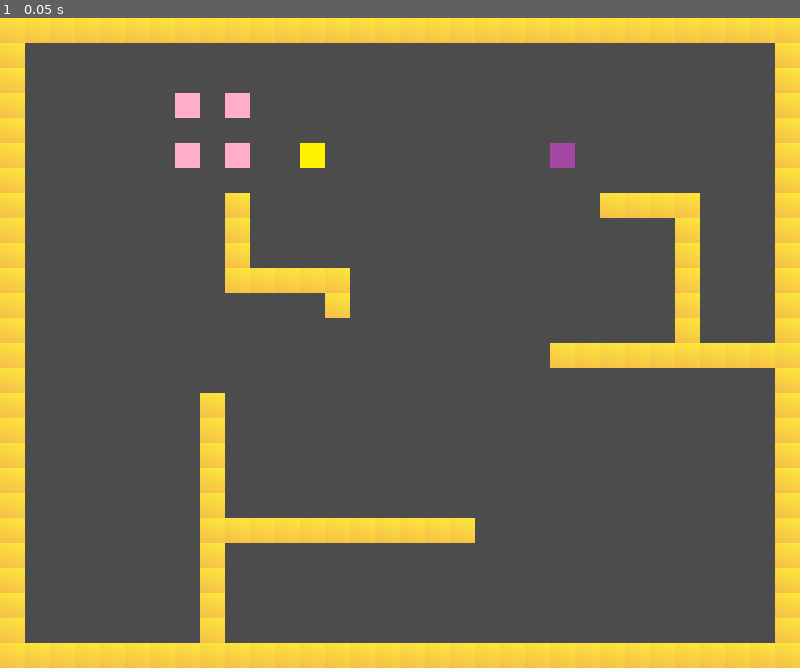
Above: before the commit, frame 1.
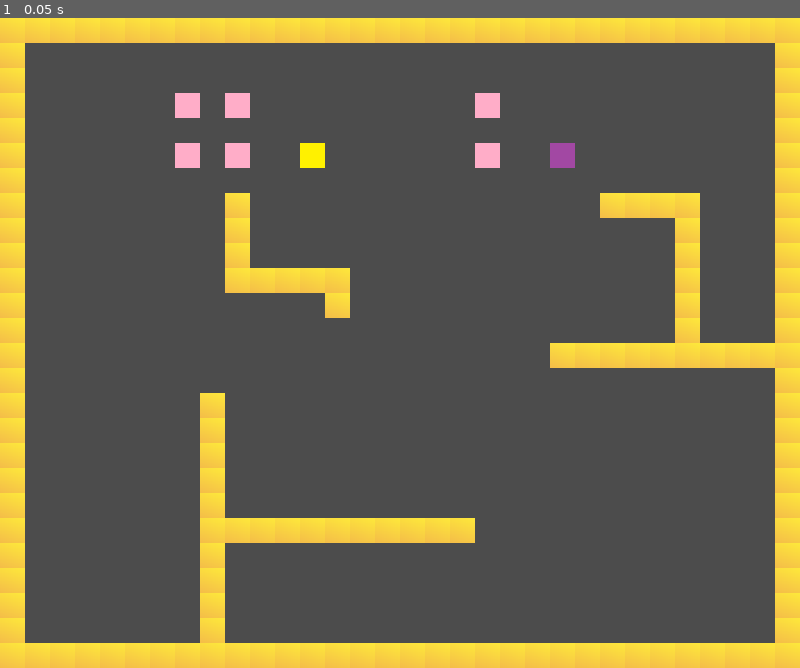
Above: after the commit, the same moment.

Repository: JacobBas/gmtk2021-godot
Game: Godot game, scene res://refactorme/SandboxLevel_Brad.tscn
Two runs of this game, one before a commit and one after it. Both use one fixed random seed, a clock stepped at 60 frames per second and the inputs below. This scene is started directly instead of the project's main scene.
Inputs:
- Up to frame 1 (0.05 s): no input

The runs differ from the first frame. In frame 1, 0.2% of the frame differs, in the area x 59-63%, y 11-24%.

Commit message:
Added sticky functionality to Arrow_Player

Diff:
--- a/refactorme/Arrow_Player.gd
+++ b/refactorme/Arrow_Player.gd
@@ -1,8 +1,11 @@
-extends Sprite
+extends Node2D
 
 # Declare member variables here. Examples:
 var tile_size : int = 32
 var buffer_press: String = ""
+var block_size : int = 1
+
+var arrow_players = get_children()
 
 var inputs = {"Arrow_Right": 1,
 			"Arrow_Left": 1,
@@ -79,13 +82,11 @@
 	"WASD_Left.WASD_Down" : Vector2.ZERO,
 	"WASD_Up.WASD_Down" : Vector2.ZERO,
 	"WASD_Down.WASD_Down" : Vector2.ZERO,
-
-
 }
 
 # Called when the node enters the scene tree for the first time.
 func _ready():
-	pass
+	print(get_parent().get_node("Sticky_Boxes").get_child_count())
 	#position = position.snapped(Vector2.ONE * tile_size)
 	#position += Vector2.ONE * tile_size/2
 
@@ -98,14 +99,52 @@
 	for dir in inputs.keys():
 		if event.is_action_released(dir):
 			#print("is_action_released " + dir)
+			#buffer was empty
 			if buffer_press == "" :
 				buffer_press = dir
 				#print("buffer: " + buffer_press)
+			#buffer was full
 			else:
-				move(dir + "." + buffer_press)
+				# if moving into sticky block, convert block into Arrow Player, but don't move
+				print(get_parent().get_node("Sticky_Boxes").get_child_count())
+				var stuck : bool = false
+				var sticky
+				var player
+				for t_player in get_children() :
+					for t_sticky in get_parent().get_node("Sticky_Boxes").get_children():
+						#print("Going to: " + str(t_player.position + inputs_arrow[dir + "." + buffer_press] * tile_size))
+						if t_player.position + inputs_arrow[dir + "." + buffer_press] * tile_size == t_sticky.position:
+							stuck = true
+							sticky = t_sticky
+							player = t_player
+				if stuck :
+					print("STICK!")
+					convert_sticky(sticky, player)
+				else:
+					move(dir + "." + buffer_press)
 				buffer_press = ""
 				#print("buffer cleared!")
-			#print("moved: " + str(position))
+
+
+func convert_sticky(sticky, player):
+	# This basically just deletes the sticky box and creates a player instead
+	print("sticking")
+	block_size += 1
+	var temp_name : String = ("Arrow_Player" + str(block_size))
+	#print("Converting Sticky: " + temp_name)
+	var temp_pos : Vector2 = sticky.position
+	sticky.queue_free() # delete the Sticky_Box pass through the function
+	var scene = load("res://refactorme/Arrow_Player.tscn")
+	var scene_instance = scene.instance()
+	scene_instance.set_name(temp_name)
+	add_child(scene_instance)
+	get_node(temp_name).position = temp_pos
+	#print(get_parent().get_node(temp_name))
+	for w in get_children() :
+		print(str(w.get_name()) + ": " + str(w.position))
 
 func move(dir):
-	position += inputs_arrow[dir] * tile_size
+	print("moving")
+	for player in get_children() :
+		player.position += inputs_arrow[dir] * tile_size
+		#print(player.get_name() + " moved: " + str(player.position))
--- a/refactorme/Arrow_Player.tscn
+++ b/refactorme/Arrow_Player.tscn
@@ -1,18 +1,14 @@
-[gd_scene load_steps=4 format=2]
+[gd_scene load_steps=3 format=2]
 
-[ext_resource path="res://refactorme/Arrow_Player.gd" type="Script" id=1]
 [ext_resource path="res://refactorme/files/purplebox.png" type="Texture" id=2]
 
 [sub_resource type="RectangleShape2D" id=1]
 extents = Vector2( 16, 16 )
 
-[node name="Node2D" type="Node2D"]
+[node name="Arrow_Player" type="Area2D"]
 
 [node name="Sprite" type="Sprite" parent="."]
 texture = ExtResource( 2 )
-script = ExtResource( 1 )
 
-[node name="KinematicBody2D" type="KinematicBody2D" parent="."]
-
-[node name="CollisionShape2D" type="CollisionShape2D" parent="KinematicBody2D"]
+[node name="CollisionShape2D" type="CollisionShape2D" parent="."]
 shape = SubResource( 1 )
--- /dev/null
+++ b/refactorme/Arrow_Player_old.tscn
@@ -0,0 +1,18 @@
+[gd_scene load_steps=4 format=2]
+
+[ext_resource path="res://refactorme/Arrow_Player.gd" type="Script" id=1]
+[ext_resource path="res://refactorme/files/purplebox.png" type="Texture" id=2]
+
+[sub_resource type="RectangleShape2D" id=1]
+extents = Vector2( 16, 16 )
+
+[node name="Node2D" type="Node2D"]
+
+[node name="Sprite" type="Sprite" parent="."]
+texture = ExtResource( 2 )
+script = ExtResource( 1 )
+
+[node name="KinematicBody2D" type="KinematicBody2D" parent="."]
+
+[node name="CollisionShape2D" type="CollisionShape2D" parent="KinematicBody2D"]
+shape = SubResource( 1 )
--- a/refactorme/SandboxLevel.tscn
+++ b/refactorme/SandboxLevel.tscn
@@ -3,7 +3,7 @@
 [ext_resource path="res://refactorme/files/outside_wall.png" type="Texture" id=1]
 [ext_resource path="res://refactorme/WASD_Player.tscn" type="PackedScene" id=2]
 [ext_resource path="res://refactorme/files/inner_floor.png" type="Texture" id=3]
-[ext_resource path="res://refactorme/Arrow_Player.tscn" type="PackedScene" id=4]
+[ext_resource path="res://refactorme/Arrow_Player_old.tscn" type="PackedScene" id=4]
 [ext_resource path="res://refactorme/Joined_Player.tscn" type="PackedScene" id=5]
 [ext_resource path="res://refactorme/LevelEnv.gd" type="Script" id=6]
 [ext_resource path="res://refactorme/Sticky_Box.tscn" type="PackedScene" id=7]
--- a/refactorme/SandboxLevel_Brad.tscn
+++ b/refactorme/SandboxLevel_Brad.tscn
@@ -8,6 +8,7 @@
 [ext_resource path="res://refactorme/LevelEnv.gd" type="Script" id=6]
 [ext_resource path="res://refactorme/Sticky_Box.tscn" type="PackedScene" id=7]
 [ext_resource path="res://refactorme/files/Loop 1 - Jazzy.mp3" type="AudioStream" id=8]
+[ext_resource path="res://refactorme/Arrow_Player.gd" type="Script" id=9]
 
 [sub_resource type="ConvexPolygonShape2D" id=1]
 points = PoolVector2Array( 32, 32, 0, 32, 0, 0, 32, 0 )
@@ -86,11 +87,20 @@
 [node name="Sticky_Box4" parent="Sticky_Boxes" instance=ExtResource( 7 )]
 position = Vector2( 240, 176 )
 
-[node name="Arrow_Player" parent="." instance=ExtResource( 4 )]
-position = Vector2( 720, 176 )
+[node name="Sticky_Box5" parent="Sticky_Boxes" instance=ExtResource( 7 )]
+position = Vector2( 624, 176 )
+
+[node name="Sticky_Box6" parent="Sticky_Boxes" instance=ExtResource( 7 )]
+position = Vector2( 624, 112 )
 
 [node name="WASD_Players" type="Node2D" parent="."]
 script = ExtResource( 5 )
 
 [node name="WASD_Player" parent="WASD_Players" instance=ExtResource( 2 )]
 position = Vector2( 400, 176 )
+
+[node name="Arrow_Players" type="Node2D" parent="."]
+script = ExtResource( 9 )
+
+[node name="Arrow_Player" parent="Arrow_Players" instance=ExtResource( 4 )]
+position = Vector2( 720, 176 )
--- a/refactorme/WASD_Player.gd
+++ b/refactorme/WASD_Player.gd
@@ -82,9 +82,6 @@
 	"WASD_Left.WASD_Down" : Vector2.ZERO,
 	"WASD_Up.WASD_Down" : Vector2.ZERO,
 	"WASD_Down.WASD_Down" : Vector2.ZERO,
-
-
-
 }
 
 # Called when the node enters the scene tree for the first time.
--- a/refactorme/WASD_Player.tscn
+++ b/refactorme/WASD_Player.tscn
@@ -5,7 +5,7 @@
 [sub_resource type="RectangleShape2D" id=1]
 extents = Vector2( 16, 16 )
 
-[node name="Area2D" type="Area2D"]
+[node name="WASD_Player" type="Area2D"]
 
 [node name="Sprite" type="Sprite" parent="."]
 texture = ExtResource( 1 )
Not shown: 1 places in refactorme/SandboxLevel_Brad.tscn that only renumber resources
